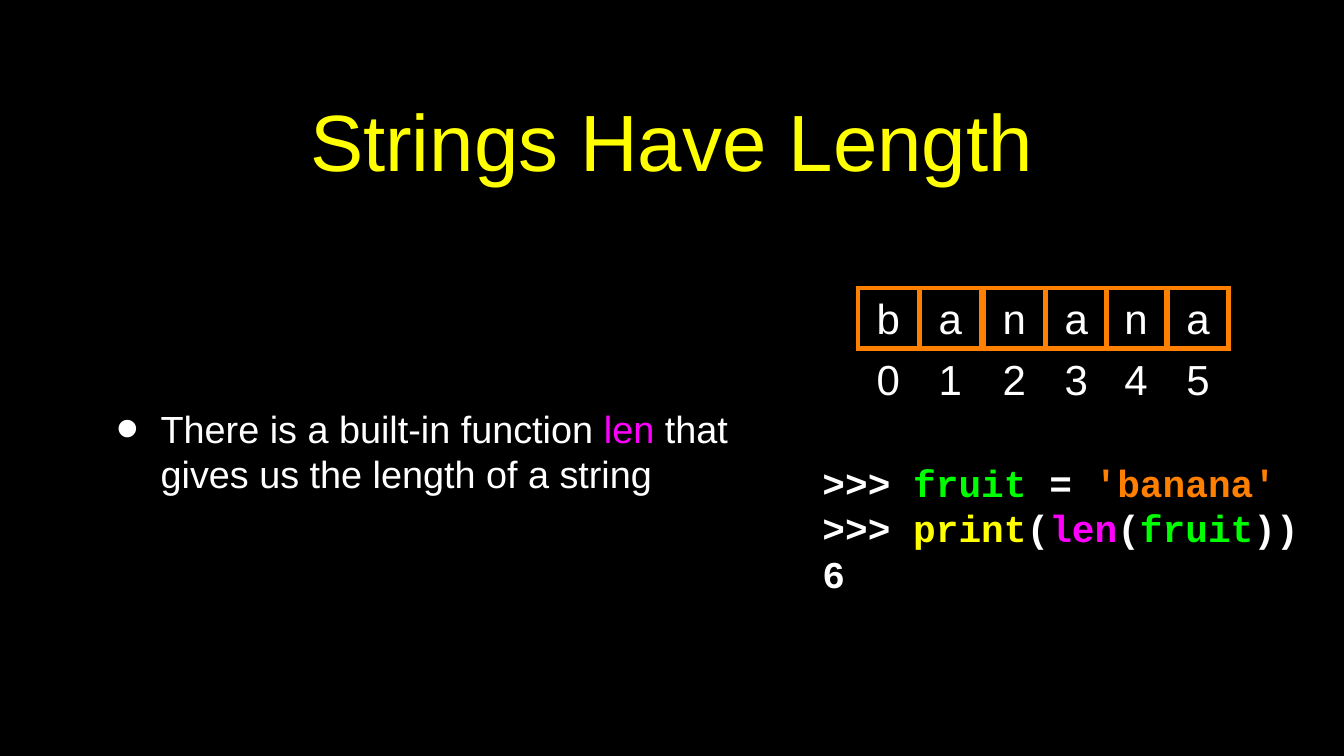
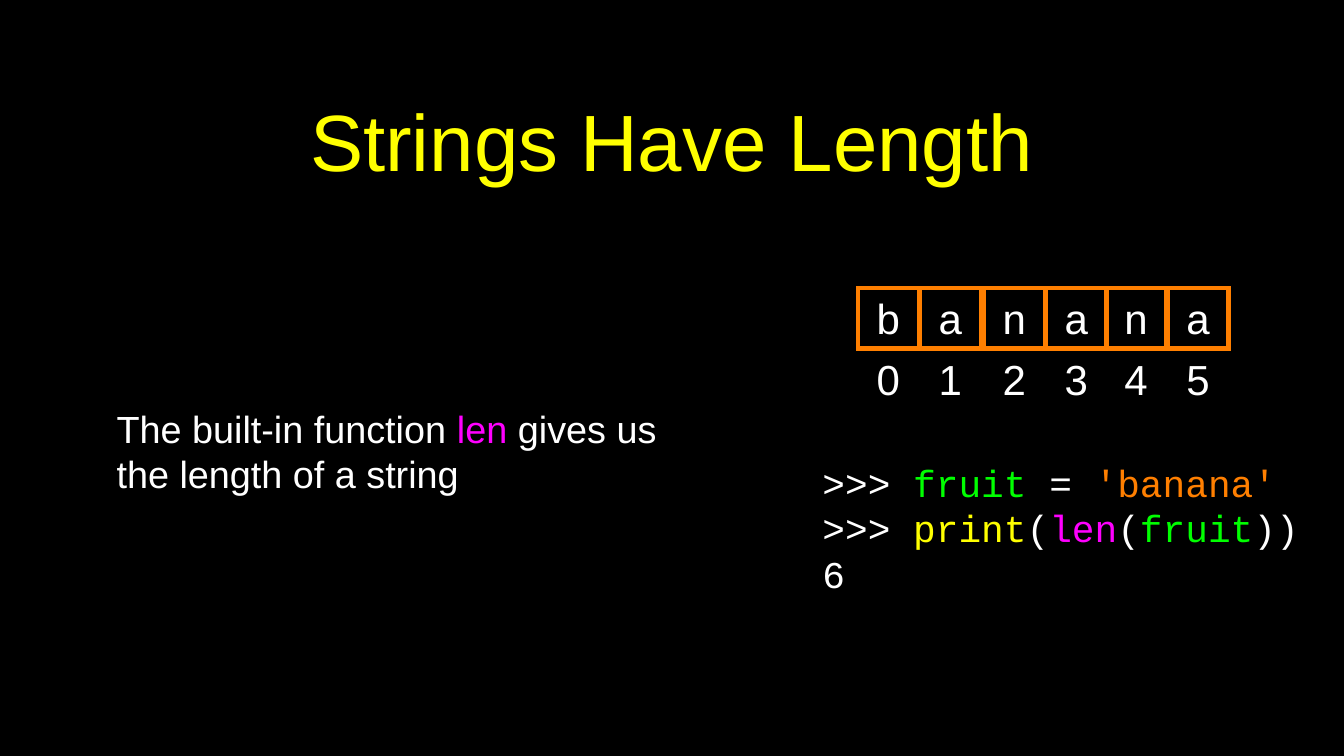
Before and after one commit to csev/py4e, a slide deck: slide 6 of lectures3/Pythonlearn-06-Strings.pptx. Drawn at 1344x756 pixels with LibreOffice and Linux fonts; fonts in the diff are those of the drawing. Boxes give left, top, right and bottom in pixels: in the first picture for what was removed or moved away, otherwise in the second. Text is boxed around its words. In the diff, an @@ line names an element or a change of style, - is before the commit and + after.

```diff
--- a/lectures3/Pythonlearn-06-Strings.pptx
+++ b/lectures3/Pythonlearn-06-Strings.pptx
@@ text at <box>117,415,657,496</box>: text changed @@
-• There is a built-in function len that gives us the length of a string
+The built-in function len gives us the length of a string
@@ text ">>> fruit = 'banana'" at <box>822,470,1299,589</box>: bold off @@
```
Also in this commit, not shown: 26 other slides changed, 2 other files.
